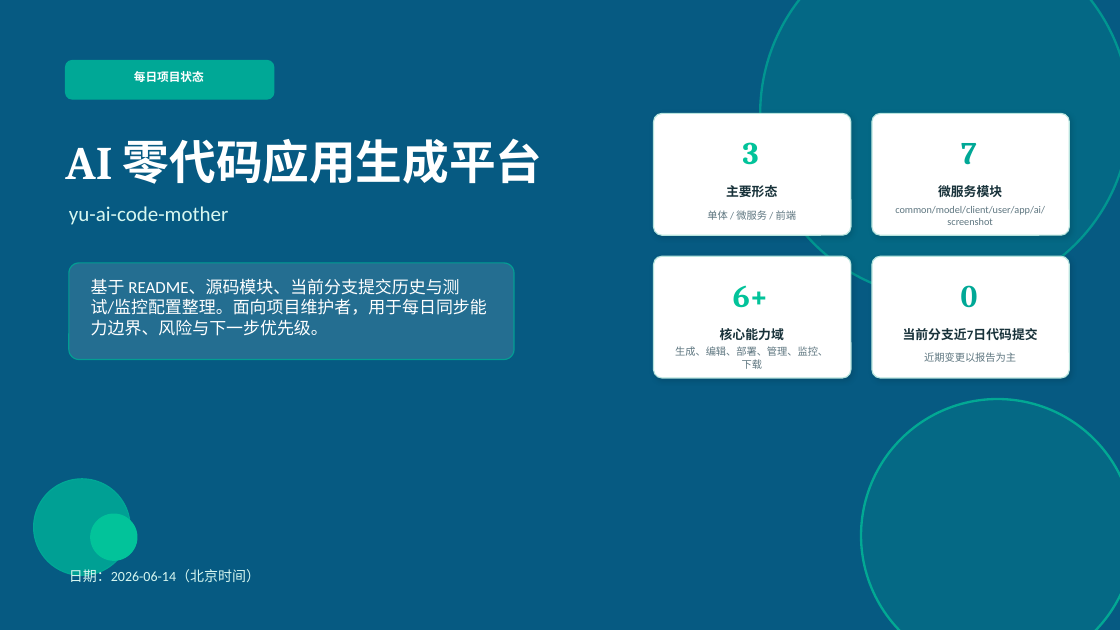
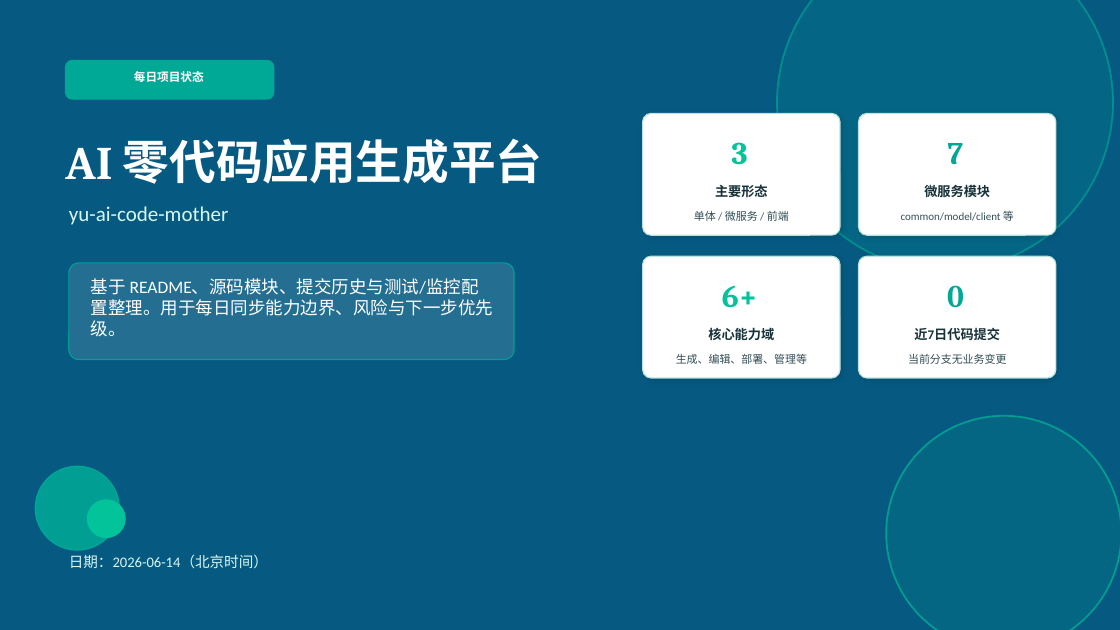
Before and after one commit to liyupi/yu-ai-code-mother, a slide deck: slide 1 of docs/reports/project-status-2026-06-14.pptx. Drawn at 1120x630 pixels with LibreOffice and Linux fonts; fonts in the diff are those of the drawing. Boxes give left, top, right and bottom in pixels: in the first picture for what was removed or moved away, otherwise in the second. Text is boxed around its words. In the diff, an @@ line names an element or a change of style, - is before the commit and + after.

```diff
--- a/docs/reports/project-status-2026-06-14.pptx
+++ b/docs/reports/project-status-2026-06-14.pptx
@@ ellipse: place and size @@
-ellipse at [760,0,1120,298]
+ellipse at [777,0,1113,271]
@@ ellipse at [777,0,1113,271]: fill #00A896 at 18% opacity to #00A896 at 14% opacity; outline #00A896 2 pt to #00A896 1.5 pt @@
@@ text "主要形态": place and size @@
-text "主要形态" at [726,185,777,197]
+text "主要形态" at [715,184,768,197]
@@ text "单体 / 微服务 / 前端": place and size @@
-text "单体 / 微服务 / 前端" at [707,210,796,220]
+text "单体 / 微服务 / 前端" at [694,211,789,221]
@@ text "单体 / 微服务 / 前端" at [694,211,789,221]: size 8.8 to 9.4 pt, text colour #5E7680 to #334E57 @@
@@ size 11 to 11.3 pt in 3 elements at [715,184,768,197], [708,328,774,340], [924,185,990,197] @@
@@ text "微服务模块": place and size @@
-text "微服务模块" at [938,185,1002,197]
+text "微服务模块" at [924,185,990,197]
@@ text at [901,211,1014,221]: text changed; size 8.8 to 9.4 pt; text colour #5E7680 to #334E57 @@
-common/model/client/user/app/ai/screenshot
+common/model/client 等
@@ 2 texts, 2 rounded rectangles: place and size @@
-2 texts, 2 rounded rectangles at [654,113,851,378]
+2 texts, 2 rounded rectangles at [643,113,840,378]
@@ 2 texts, 2 rounded rectangles: place and size @@
-2 texts, 2 rounded rectangles at [872,113,1070,378]
+2 texts, 2 rounded rectangles at [859,113,1056,378]
@@ shadow changed in 4 elements at [643,113,840,235], [643,256,840,378], [859,113,1056,235], [859,256,1056,378] @@
@@ text at [91,278,493,337]: text changed; size 14.5 to 15 pt @@
-基于 README、源码模块、当前分支提交历史与测试/监控配置整理。面向项目维护者，用于每日同步能力边界、风险与下一步优先级。
+基于 README、源码模块、提交历史与测试/监控配置整理。用于每日同步能力边界、风险与下一步优先级。
@@ text "核心能力域": place and size @@
-text "核心能力域" at [720,328,784,340]
+text "核心能力域" at [708,328,774,340]
@@ text at [914,327,1000,340]: text changed; size 11 to 11.3 pt @@
-当前分支近7日代码提交
+近7日代码提交
@@ text at [676,354,807,364]: text changed; size 8.8 to 9.4 pt; text colour #5E7680 to #334E57 @@
-生成、编辑、部署、管理、监控、下载
+生成、编辑、部署、管理等
@@ text at [908,354,1006,364]: text changed; size 8.8 to 9.4 pt; text colour #5E7680 to #334E57 @@
-近期变更以报告为主
+当前分支无业务变更
@@ ellipse: place and size @@
-ellipse at [861,399,1120,630]
+ellipse at [886,416,1120,630]
@@ ellipse at [886,416,1120,630]: fill #02C39A at 15% opacity to #02C39A at 12% opacity; outline #02C39A 2 pt to #02C39A 1.5 pt @@
@@ ellipse: place and size @@
-ellipse at [34,479,130,576]
+ellipse at [35,466,119,550]
@@ ellipse at [35,466,119,550]: fill #00A896 at 90% opacity to #00A896 at 88% opacity @@
@@ ellipse: place and size @@
-ellipse at [91,514,137,560]
+ellipse at [87,500,125,538]
@@ text "日期：2026-06-14（北京时间）": place and size @@
-text "日期：2026-06-14（北京时间）" at [69,568,260,582]
+text "日期：2026-06-14（北京时间）" at [69,554,268,569]
@@ text "日期：2026-06-14（北京时间）" at [69,554,268,569]: size 12 to 12.5 pt @@
```
Also in this commit, not shown: 11 other slides changed.
